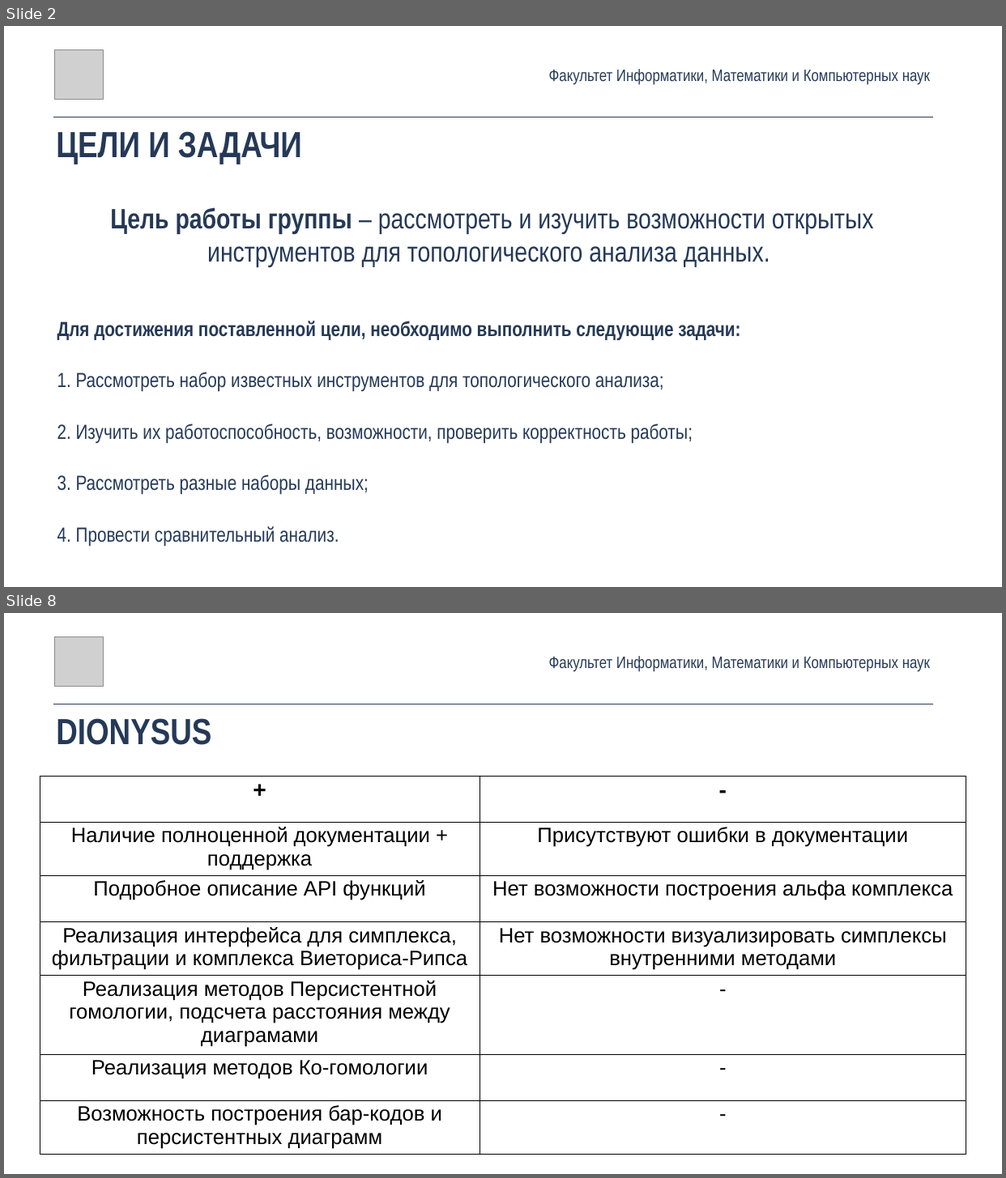
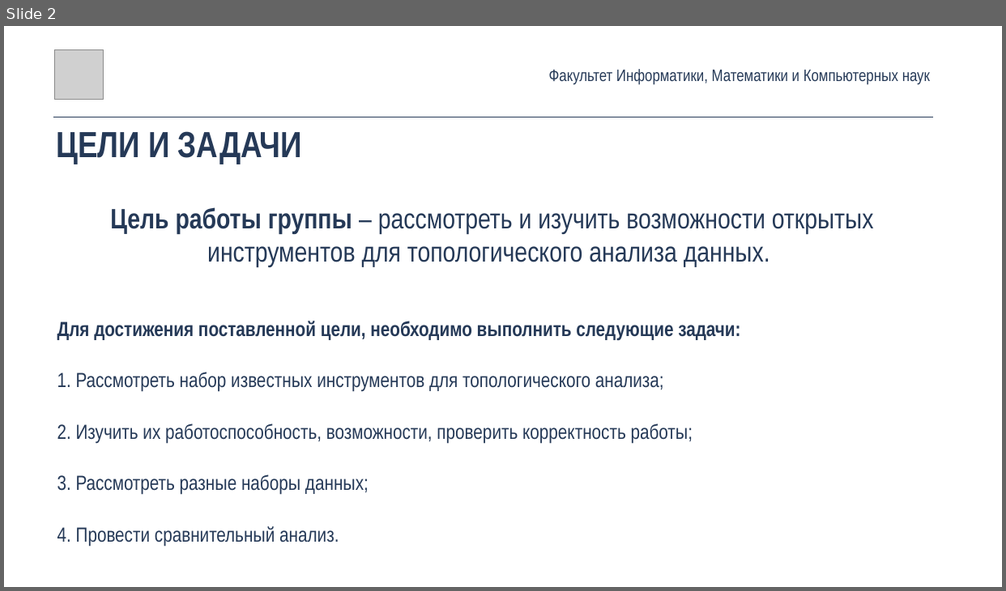
Before and after one commit to maksimovVva/hse-tda, a slide deck: survey.pptx. Shown one above the other, each under a label of ours: slides 2 and 8 before the commit, slide 2 after it; the slides between them are not shown. The pictures are 1006x1178 and 1006x591 pixels, drawn with LibreOffice and Linux fonts; fonts in the diff are those of the drawing; grey boxes stand for pictures. Boxes give left, top, right and bottom in pixels: in the first picture for what was removed or moved away, otherwise in the second. Text is boxed around its words. In the diff, an @@ line names an element or a change of style, - is before the commit and + after.

```diff
--- a/survey.pptx
+++ b/survey.pptx
@@ slide 8 removed at box(4, 613, 1002, 1174), background #FFFFFF @@
@@ picture removed at box(54, 637, 103, 686) @@
@@ text removed at box(549, 656, 930, 672) @@
-Факультет Информатики, Математики и Компьютерных наук
@@ line removed from (53, 704) to (933, 704) @@
@@ text removed at box(56, 718, 211, 745) @@
-DIONYSUS
@@ table removed at box(40, 776, 965, 1152), 7 rows, 2 columns @@
-+ | -
-Наличие полноценной документации + поддержка | Присутствуют ошибки в документации
-Подробное описание API функций | Нет возможности построения альфа комплекса
-Реализация интерфейса для симплекса, фильтрации и комплекса Виеториса-Рипса | Нет возможности визуализировать симплексы внутренними методами
-Реализация методов Персистентной гомологии, подсчета расстояния между диаграмами | -
-Реализация методов Ко-гомологии | -
-Возможность построения бар-кодов и персистентных диаграмм | -
```
Also in this commit, not shown: 4 slides changed, 6 slides added, 7 other slides removed, 33 other files.
